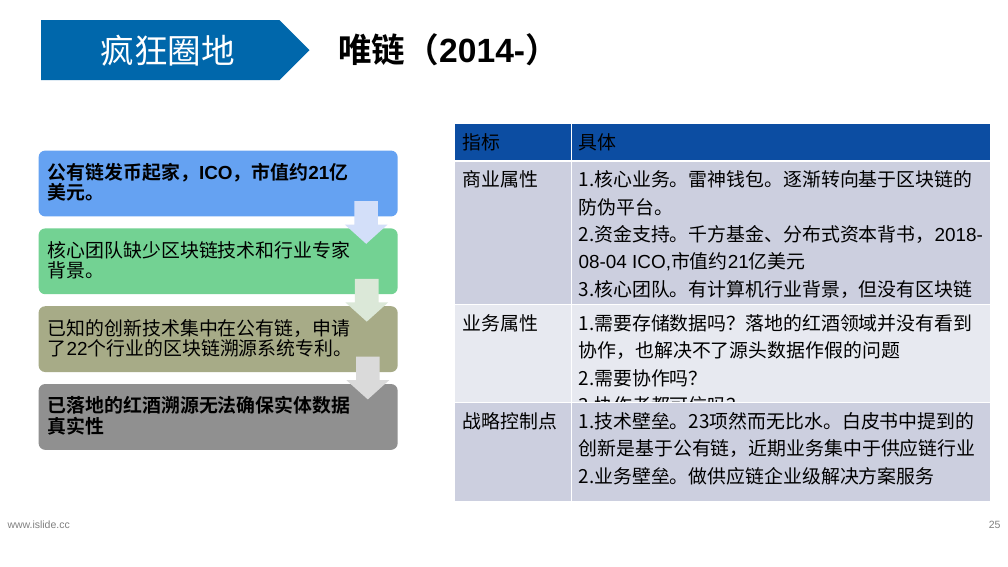
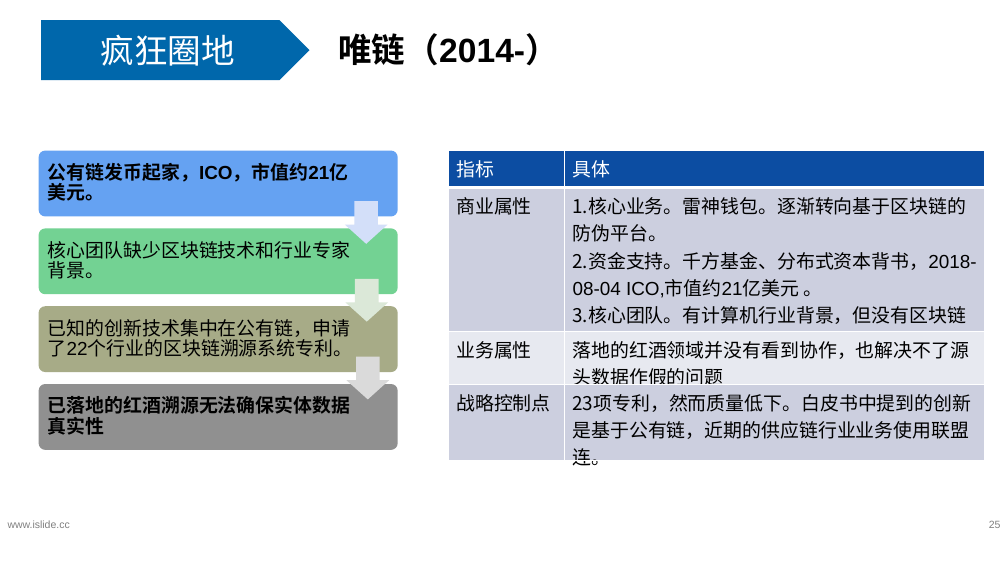
Before and after one commit to livingworld/IA004_blockchain, a slide deck: slide 25 of proc/区块链投资防骗指南 v0.32.pptx. Drawn at 1008x567 pixels with LibreOffice and Linux fonts; fonts in the diff are those of the drawing. Boxes give left, top, right and bottom in pixels: in the first picture for what was removed or moved away, otherwise in the second. Text is boxed around its words. In the diff, an @@ line names an element or a change of style, - is before the commit and + after.

```diff
--- a/proc/区块链投资防骗指南 v0.32.pptx
+++ b/proc/区块链投资防骗指南 v0.32.pptx
@@ table at bbox=[449, 150, 985, 474] @@
-row 2, column 2: 核心业务。雷神钱包。逐渐转向基于区块链的防伪平台。 / 资金支持。千方基金、分布式资本背书，2018-08-04 ICO,市值约21亿美元 / 核心团队。有计算机行业背景，但没有区块链方面的专家，且缺少行业应用领域的专家
+row 2, column 2: 核心业务。雷神钱包。逐渐转向基于区块链的防伪平台。 / 资金支持。千方基金、分布式资本背书，2018-08-04 ICO,市值约21亿美元 。 / 核心团队。有计算机行业背景，但没有区块链方面的专家，且缺少行业应用领域的专家。
-row 3, column 2: 需要存储数据吗？落地的红酒领域并没有看到协作，也解决不了源头数据作假的问题 / 需要协作吗？ / 协作者都可信吗？
+row 3, column 2: 落地的红酒领域并没有看到协作，也解决不了源头数据作假的问题
-row 4, column 2: 技术壁垒。23项然而无比水。白皮书中提到的创新是基于公有链，近期业务集中于供应链行业 / 业务壁垒。做供应链企业级解决方案服务
+row 4, column 2: 23项专利，然而质量低下。白皮书中提到的创新是基于公有链，近期的供应链行业业务使用联盟连。
@@ text colour #000000 to #FFFFFF in "指标", "具体" @@
@@ table: place and size @@
-table at bbox=[455, 124, 991, 489]
+table at bbox=[449, 150, 985, 474]
```
Also in this commit, not shown: 7 other slides changed, 1 slide added, 1 slide removed, 2 other files.
